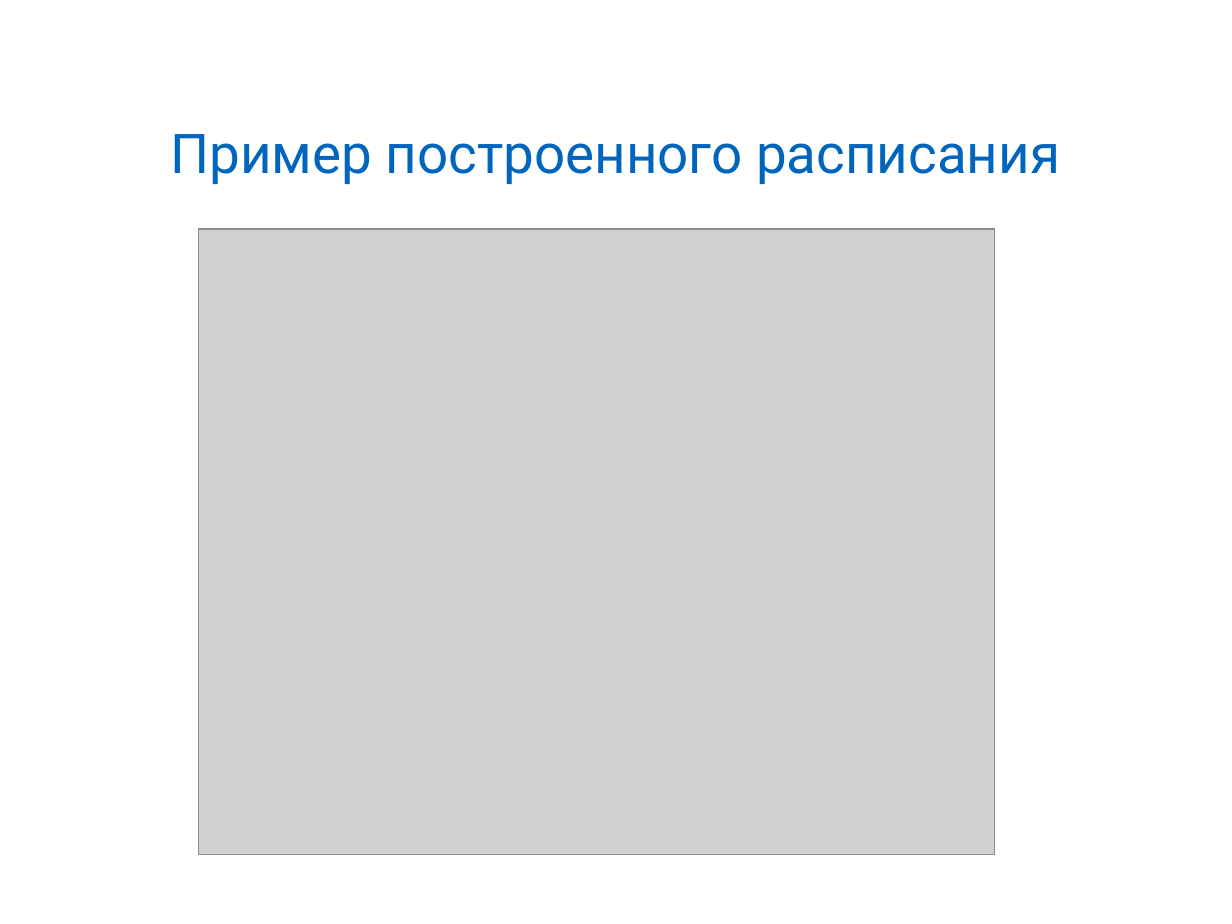
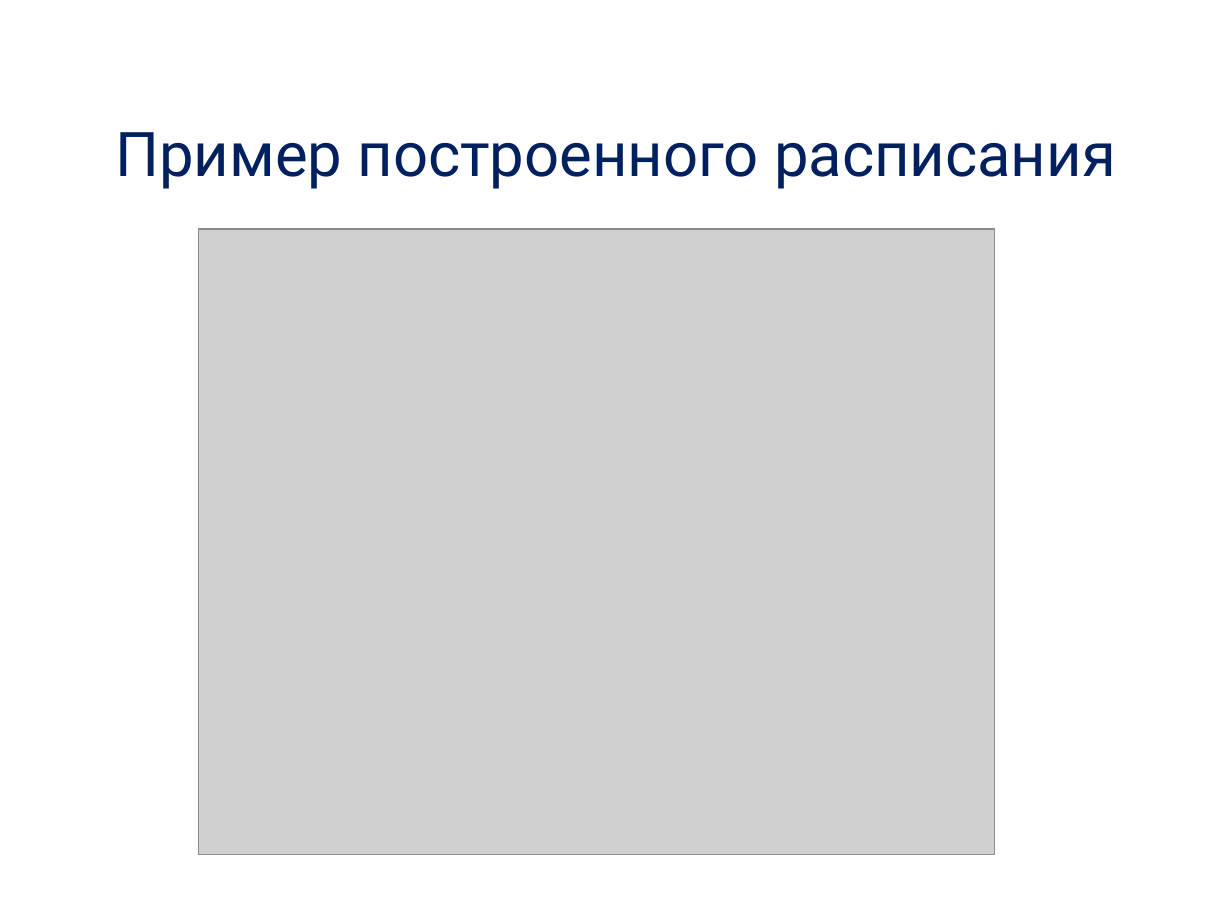
Before and after one commit to alexdegtev/SchedulerTask, a slide deck: slide 12 of Docs/presentation.ppt (slide 13 before the commit). Drawn at 1232x924 pixels with LibreOffice and Linux fonts; fonts in the diff are those of the drawing; grey boxes stand for pictures; background and template pictures are left out. Boxes give left, top, right and bottom in pixels: in the first picture for what was removed or moved away, otherwise in the second. Text is boxed around its words. In the diff, an @@ line names an element or a change of style, - is before the commit and + after.

Commit message:
New version of presentation

```diff
--- a/Docs/presentation.ppt
+++ b/Docs/presentation.ppt
@@ title "Пример построенного расписания" at bbox=[115, 132, 1116, 189]: size 32 to 36 pt, text colour #0065BD to #002060 @@
```
Also in this commit, not shown: 16 slides added, 20 slides removed.
